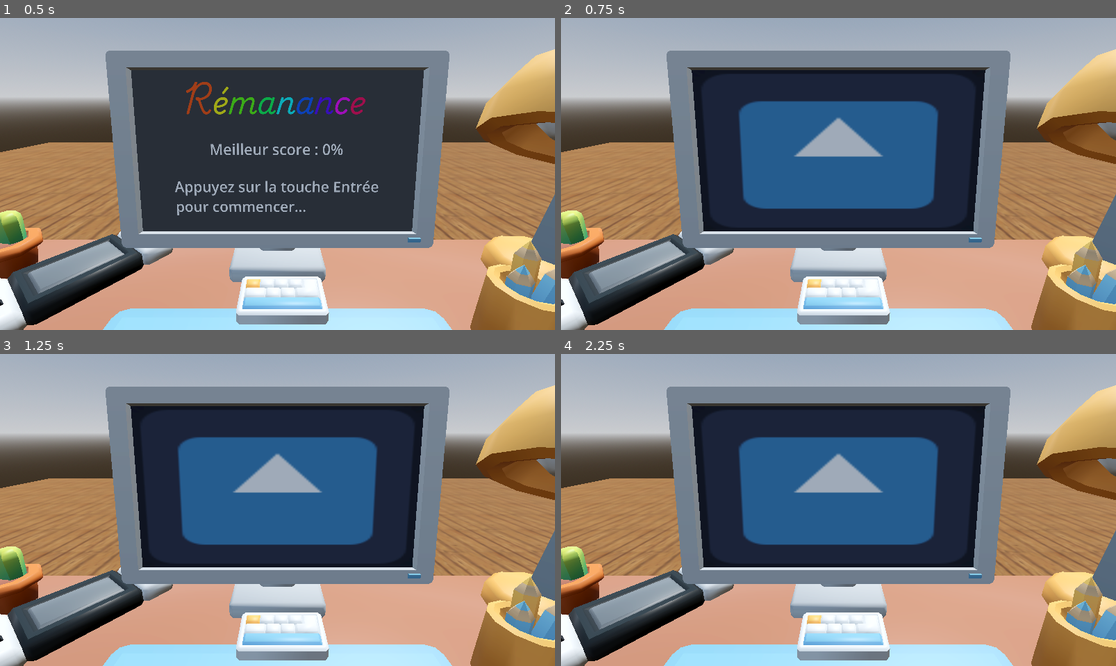
Above: before the commit, frames 1-4 (two rows, left to right).
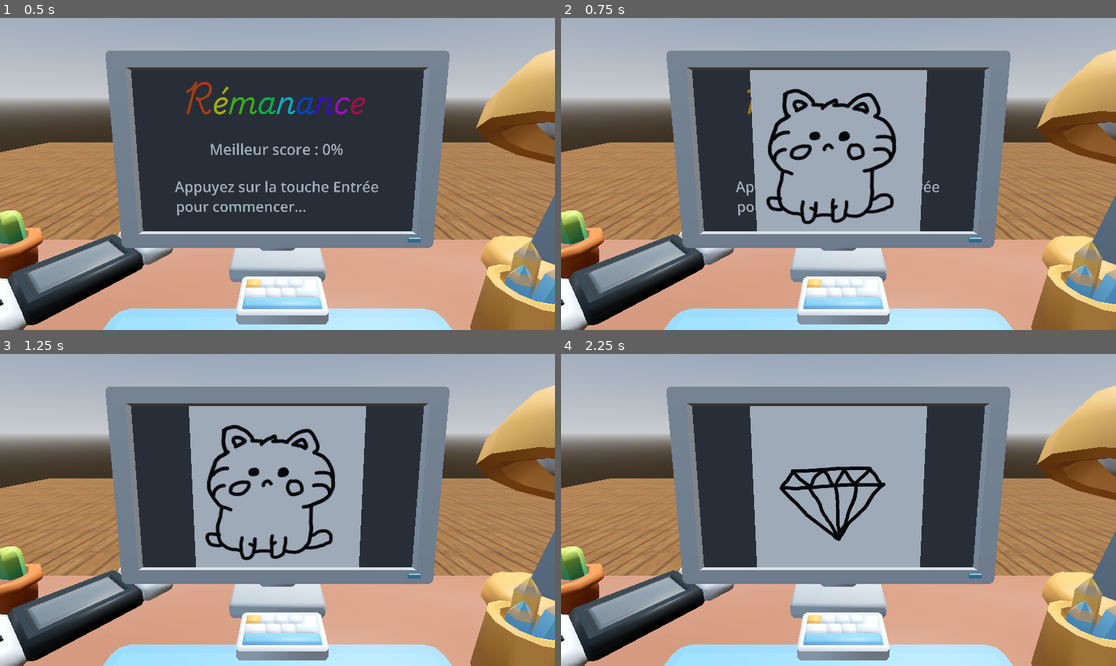
Above: after the commit, the same moments.

Repository: Liduen26/Remanence
Game: Godot game, scene res://scenes/main.tscn
Two runs of this game, one before a commit and one after it. Both use one fixed random seed, a clock stepped at 60 frames per second and the inputs below. The engine's default icon, where the game draws it, is replaced by a stand-in: a white triangle on a blue panel in a dark square.
Inputs:
- Up to frame 1 (0.5 s): no input
- Up to frame 2 (0.75 s): tap Enter at 0.5, 0.6 s
- Up to frame 3 (1.25 s): no input
- Up to frame 4 (2.25 s): tap Space at 1.25 s; tap Enter at 1.35, 2, 2.1 s

Frame 1 is identical in both runs. In frame 2, 19% of the frame differs, in the area x 23-77%, y 16-69%; in frame 3, 18%; in frame 4, 19%.

Commit message:
ajout des img et des dialogues

Diff:
--- a/scenes/main.tscn
+++ b/scenes/main.tscn
@@ -16,6 +16,10 @@
 [ext_resource type="AudioStream" uid="uid://dam6d7f1ewba1" path="res://assets/Sounds/dragon-studio-light-switch-on-382714.mp3" id="14_a8y0u"]
 [ext_resource type="AudioStream" uid="uid://c0jqu36q4aydw" path="res://assets/Sounds/freesound_community-electricity-106510.mp3" id="15_jkv2x"]
 [ext_resource type="AudioStream" uid="uid://b251gpm0io0g1" path="res://assets/Sounds/Projet_76.mp3" id="16_jbj1t"]
+[ext_resource type="AudioStream" uid="uid://wjrendw8nh5n" path="res://assets/Sounds/v1.mp3" id="17_gqmmt"]
+[ext_resource type="AudioStream" uid="uid://bjtfw5nflmqti" path="res://assets/Sounds/v2.mp3" id="18_yc10j"]
+[ext_resource type="AudioStream" uid="uid://cmowkatg5yt58" path="res://assets/Sounds/v3.mp3" id="19_jscy8"]
+[ext_resource type="AudioStream" uid="uid://crypk7n0ij5xk" path="res://assets/Sounds/v4.mp3" id="20_pm3ni"]
 
 [sub_resource type="ProceduralSkyMaterial" id="ProceduralSkyMaterial_eb6dy"]
 sky_horizon_color = Color(0.66224277, 0.6717428, 0.6867428, 1)
@@ -108,3 +112,15 @@
 stream = ExtResource("16_jbj1t")
 volume_db = -60.0
 autoplay = true
+
+[node name="theo1" type="AudioStreamPlayer3D" parent="Audio" unique_id=1850702418]
+stream = ExtResource("17_gqmmt")
+
+[node name="theo2" type="AudioStreamPlayer3D" parent="Audio" unique_id=1984761232]
+stream = ExtResource("18_yc10j")
+
+[node name="theo3" type="AudioStreamPlayer3D" parent="Audio" unique_id=1772705258]
+stream = ExtResource("19_jscy8")
+
+[node name="theo4" type="AudioStreamPlayer3D" parent="Audio" unique_id=1879538485]
+stream = ExtResource("20_pm3ni")
--- a/scenes/monitor.tscn
+++ b/scenes/monitor.tscn
@@ -2,9 +2,9 @@
 
 [ext_resource type="ArrayMesh" uid="uid://cnxuqkkt4mvti" path="res://assets/KayKit_Furniture_Bits_1.0_EXTRA/KayKit_Furniture_Bits_1.0_EXTRA/Assets/obj/monitor.obj" id="1_gnqr3"]
 [ext_resource type="FontFile" uid="uid://ch4r8e0ku7ci4" path="res://assets/Fonts/PlaywriteIE-VariableFont_wght.ttf" id="2_3jcr0"]
-[ext_resource type="Script" uid="uid://d3ma3mxxjno8o" path="res://title_effect.gd" id="3_712wi"]
+[ext_resource type="Script" path="res://title_effect.gd" id="3_712wi"]
 [ext_resource type="FontFile" uid="uid://06haja5g2ogp" path="res://assets/Fonts/Montserrat-VariableFont_wght.ttf" id="4_r76x4"]
-[ext_resource type="Texture2D" uid="uid://4q335xxs2p" path="res://icon.svg" id="5_spe5c"]
+[ext_resource type="Texture2D" uid="uid://4kdgsae1o0c8" path="res://assets/Images/champidead.png" id="5_spe5c"]
 
 [sub_resource type="PlaneMesh" id="PlaneMesh_gnqr3"]
 
@@ -19,8 +19,9 @@
 emission_energy_multiplier = 0.05
 
 [sub_resource type="PlaneMesh" id="PlaneMesh_bvax4"]
+size = Vector2(1.2, 2)
 
-[sub_resource type="StandardMaterial3D" id="StandardMaterial3D_cdfrg"]
+[sub_resource type="StandardMaterial3D" id="StandardMaterial3D_r76x4"]
 albedo_texture = ExtResource("5_spe5c")
 
 [node name="Monitor" type="Node3D" unique_id=161854045]
--- a/testcam.gd
+++ b/testcam.gd
@@ -1,6 +1,10 @@
 extends Camera3D
 @onready var lamp_switch = $"../Audio/Lamp_switch"
 @onready var pcdie = $"../Audio/pcdie"
+@onready var theo_1 = $"../Audio/theo1"
+@onready var theo_2 = $"../Audio/theo2"
+@onready var theo_3 = $"../Audio/theo3"
+@onready var theo_4 = $"../Audio/theo4"
 
 
 func _input(event):
@@ -8,21 +12,32 @@
 		_start_sequence()
 
 func _start_sequence():
-		#affiche img
-	get_node("../Objects/Monitor/Monitor/img").visible = true
+	# Choisir une image random et l'appliquer
+	var images = ["champidead", "chat", "diamond", "duck"]
+	var chosen = images[randi() % images.size()]
+	var texture = load("res://assets/Images/" + chosen + ".png")
 
-	#attend
+	var img = get_node("../Objects/Monitor/Monitor/img")
+	img.get_surface_override_material(0).albedo_texture = texture
+
+	# Affiche img
+	var viewport = get_node("../Objects/Monitor/Monitor/MeshInstance3D/SubViewport")
+	viewport.get_node("TitleLabel").visible = false
+	viewport.get_node("StartLabel").visible = false
+	viewport.get_node("ScoreLabel").visible = false
+	img.visible = true
+
+	# Attend
 	await get_tree().create_timer(3.0).timeout
 
-	#etein ecran
+	# Eteint écran
 	pcdie.play()
 	get_node("../Objects/Monitor/Monitor/MeshInstance3D").visible = false
-	get_node("../Objects/Monitor/Monitor/img").visible = false
+	img.visible = false
 
+	#ici theo parle
 	await get_tree().create_timer(1.0).timeout
 	_do_traveling()
-
-
 
 func _do_traveling():
 	var tween = create_tween()
@@ -33,3 +48,8 @@
 	await get_tree().create_timer(1.0).timeout
 	lamp_switch.play()
 	get_node("../Objects/lamp_desk2/SpotLight3D").visible = true
+
+	#dialogue de thep
+	var dialogues = [theo_1, theo_2, theo_3, theo_4]
+	var chosen_dialogue = dialogues[randi() % dialogues.size()]
+	chosen_dialogue.play()
Binary file added: assets/Images/champidead.png
Not shown, added: assets/Images/champidead.png.import
Binary file added: assets/Images/chat.png
Not shown, added: assets/Images/chat.png.import
Binary file added: assets/Images/diamond.png
Not shown, added: assets/Images/diamond.png.import
Binary file added: assets/Images/duck.png
Not shown, changed: assets/Images/duck.png.import
Binary file removed: assets/Images/intech.jpg
Not shown, added: assets/Sounds/v1.mp3.import
Not shown, added: assets/Sounds/v2.mp3.import
Not shown, added: assets/Sounds/v3.mp3.import
(and 6 more such lines)
